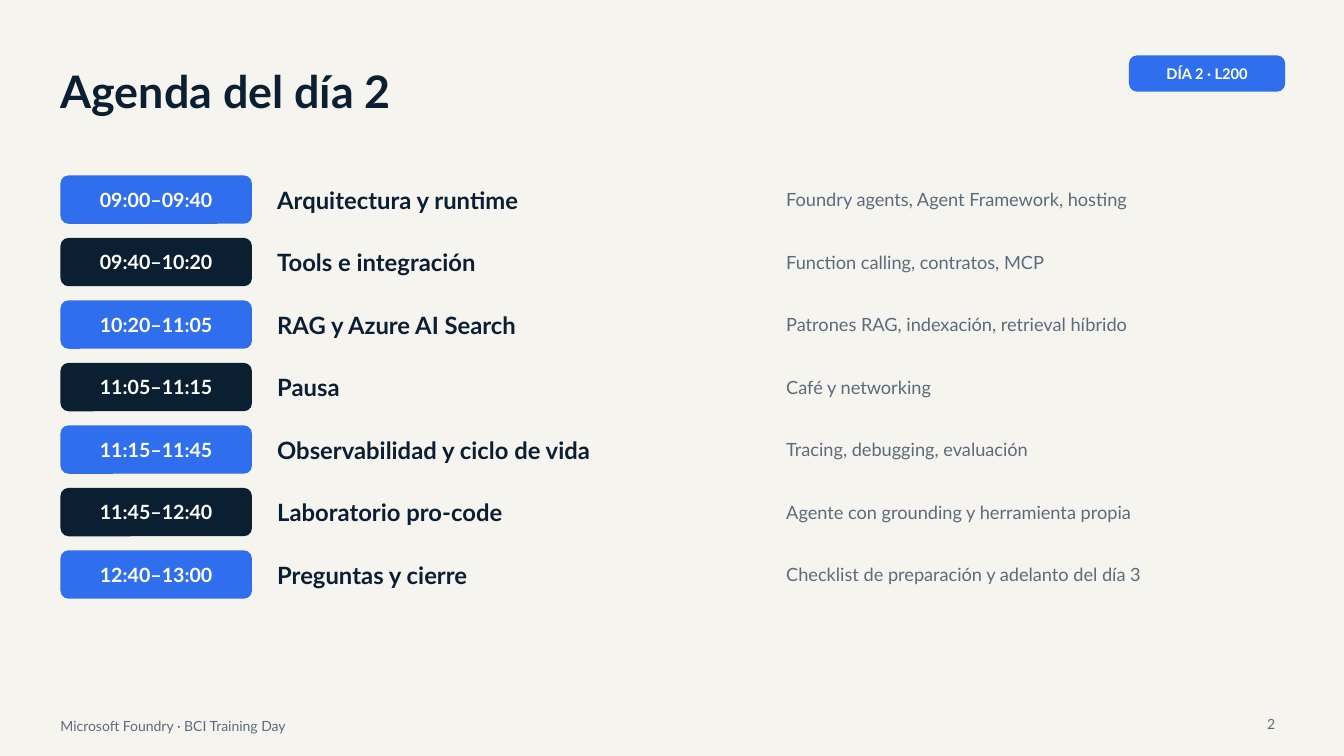
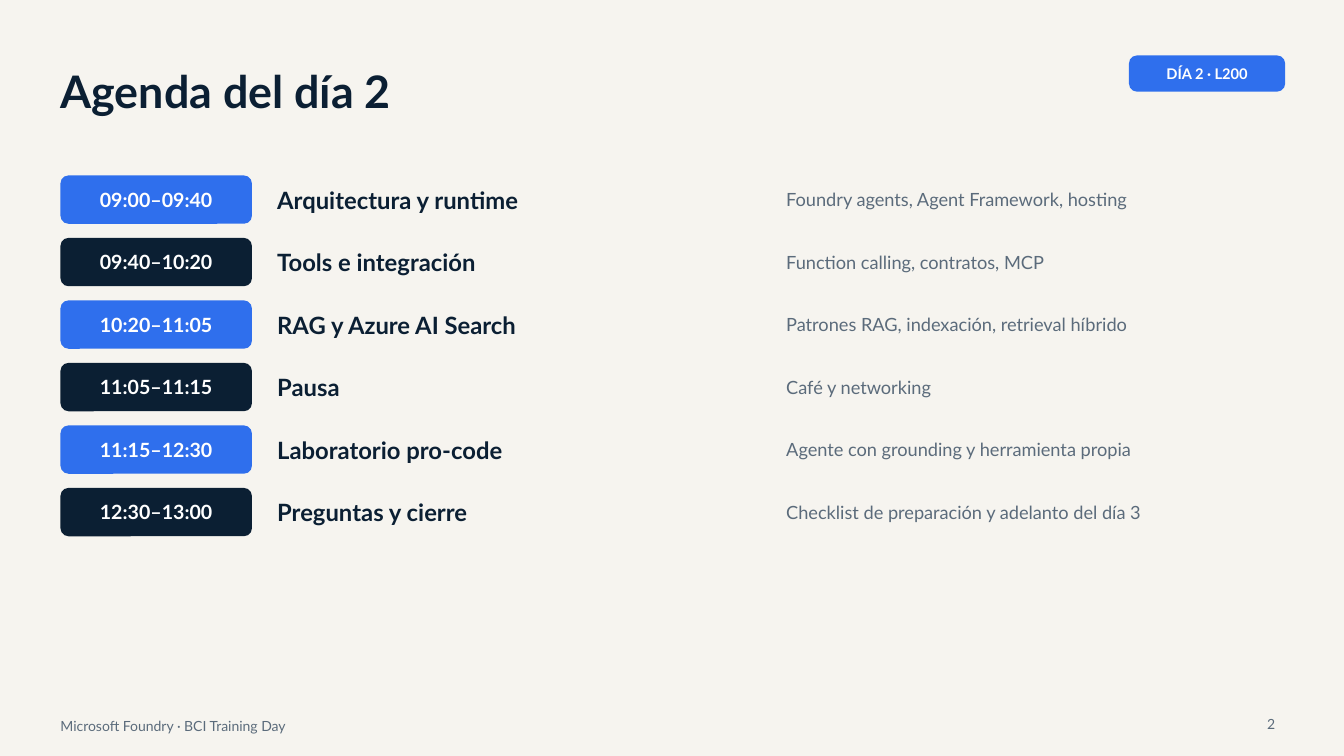
Before and after one commit to valegrajales/bci_workshop, a slide deck: slide 2 of presentaciones/BCI_Foundry_Dia2_L200_Agentes_RAG.pptx. Drawn at 1344x756 pixels with LibreOffice and Linux fonts; fonts in the diff are those of the drawing. Boxes give left, top, right and bottom in pixels: in the first picture for what was removed or moved away, otherwise in the second. Text is boxed around its words. In the diff, an @@ line names an element or a change of style, - is before the commit and + after.

```diff
--- a/presentaciones/BCI_Foundry_Dia2_L200_Agentes_RAG.pptx
+++ b/presentaciones/BCI_Foundry_Dia2_L200_Agentes_RAG.pptx
@@ text at (x1=100, y1=442, x2=213, y2=457): text changed @@
-11:15–11:45
+11:15–12:30
@@ text "Laboratorio pro-code" moved from (x1=277, y1=503, x2=502, y2=525) to (x1=277, y1=441, x2=502, y2=463) @@
@@ text removed at (x1=277, y1=441, x2=590, y2=463) @@
-Observabilidad y ciclo de vida
@@ text "Agente con grounding y herramienta ..." moved from (x1=786, y1=505, x2=1131, y2=523) to (x1=786, y1=442, x2=1131, y2=460) @@
@@ text removed at (x1=786, y1=442, x2=1028, y2=460) @@
-Tracing, debugging, evaluación
@@ text at (x1=100, y1=504, x2=213, y2=519): text changed @@
-11:45–12:40
+12:30–13:00
@@ text "Preguntas y cierre" moved from (x1=277, y1=566, x2=467, y2=589) to (x1=277, y1=503, x2=467, y2=526) @@
@@ text "Checklist de preparación y adelanto ..." moved from (x1=786, y1=567, x2=1141, y2=584) to (x1=786, y1=505, x2=1141, y2=522) @@
@@ rounded rectangle removed at (x1=60, y1=551, x2=252, y2=599) @@
@@ text removed at (x1=100, y1=567, x2=213, y2=582) @@
-12:40–13:00
```
Also in this commit, not shown: 9 other slides changed, 1 slide added, 8 slides removed, 18 other files.
